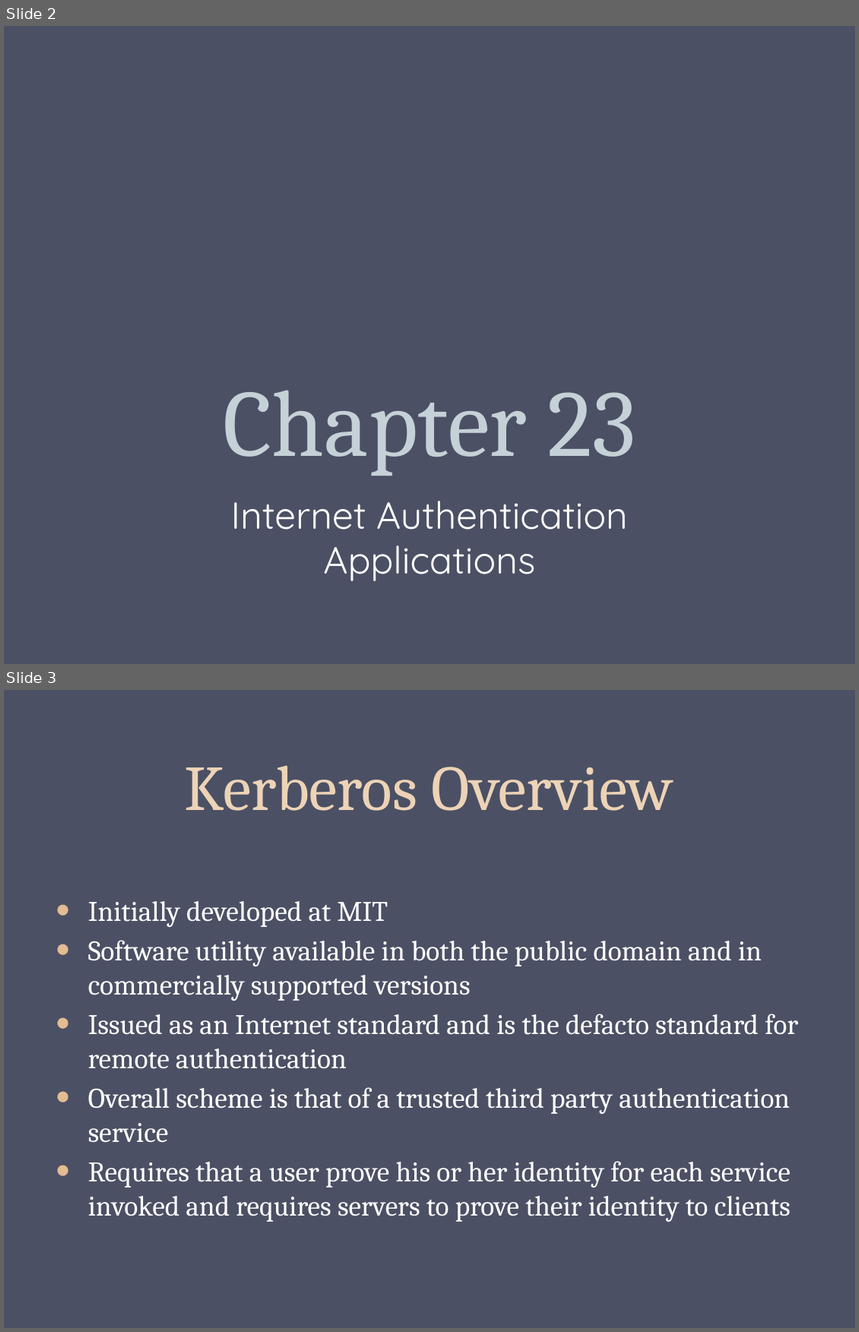
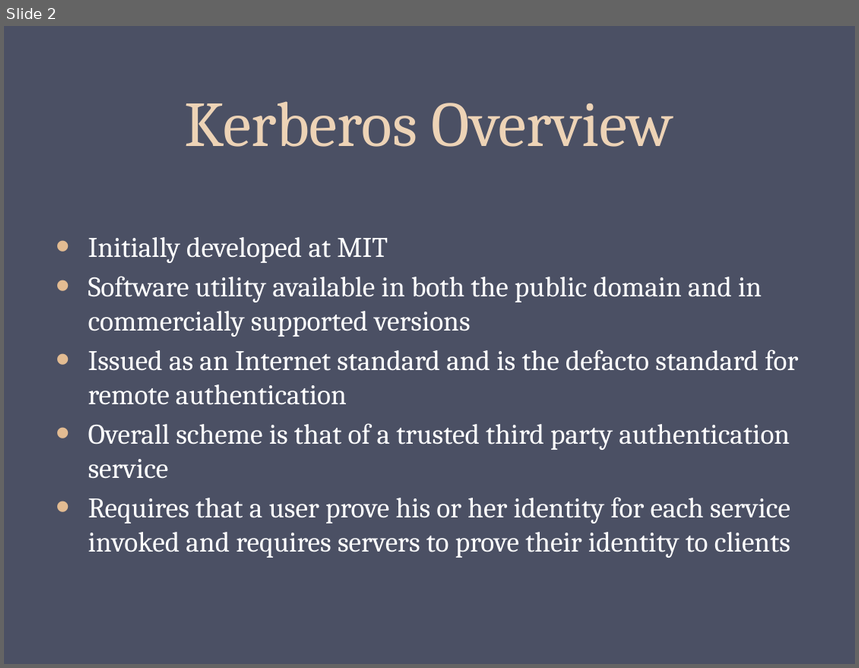
Before and after one commit to bozicb/bozicb.github.io, a slide deck: lectures/SECURITY/Week 9/CH23-CompSec4e.pptx. Shown one above the other, each under a label of ours: slides 2 and 3 before the commit, slide 2 after it. The pictures are 859x1332 and 859x668 pixels, drawn with LibreOffice and Linux fonts; fonts in the diff are those of the drawing. Boxes give left, top, right and bottom in pixels: in the first picture for what was removed or moved away, otherwise in the second. Text is boxed around its words. In the diff, an @@ line names an element or a change of style, - is before the commit and + after.

```diff
--- a/lectures/SECURITY/Week 9/CH23-CompSec4e.pptx
+++ b/lectures/SECURITY/Week 9/CH23-CompSec4e.pptx
@@ slide 2 removed at box(4, 26, 855, 664), background #4B5064 @@
@@ title removed at box(223, 390, 636, 476) @@
-Chapter 23
@@ subtitle removed at box(231, 501, 628, 582) @@
-Internet Authentication Applications
@@ what was slide 3 is now slide 2 @@
```
Also in this commit, not shown: 3 slides changed, 27 other files.
